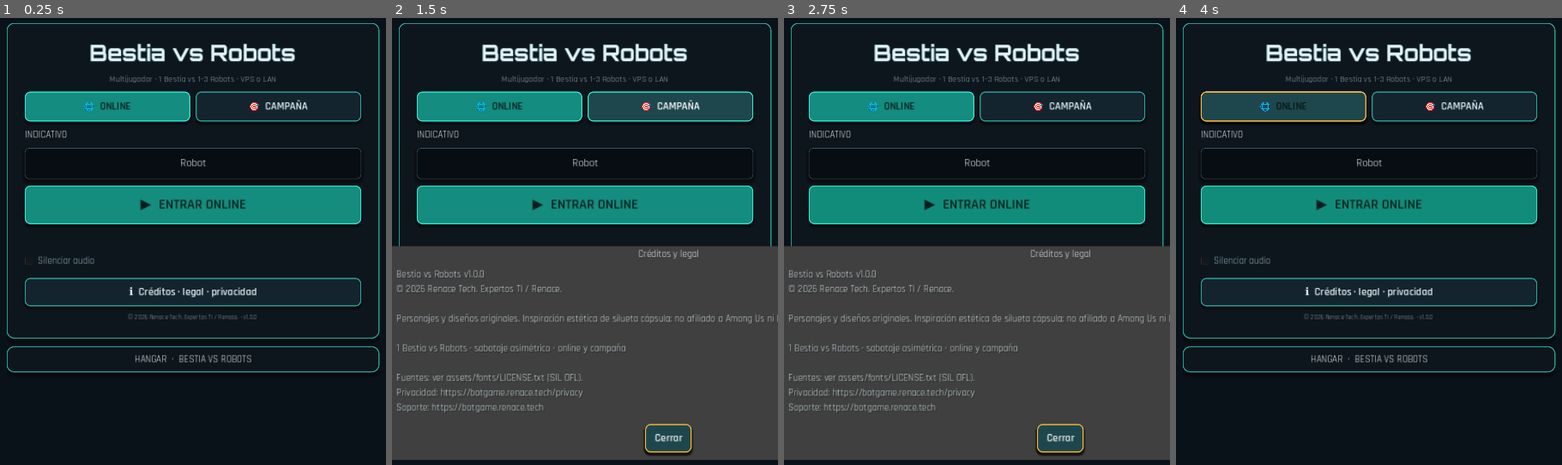
Above: before the commit, frames 1-4 (left to right).
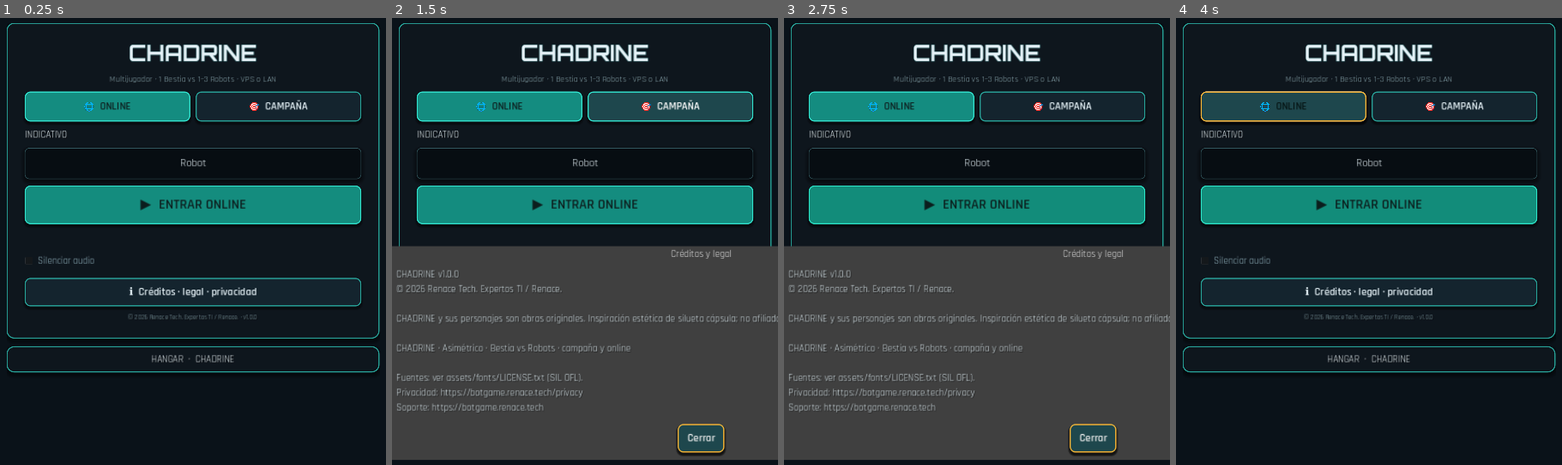
Above: after the commit, the same moments.

Repository: ExpertosTI/botgame
Game: Godot game, scene res://scenes/main/menu.tscn
The game is run twice, just before and just after one commit, with the same random seed, the same clock (stepped at 60 frames per second) and the same inputs.
Inputs:
- Up to frame 1 (0.25 s): no input
- Up to frame 2 (1.5 s): click "ℹ Créditos · legal · privacid…" at 0.5 s; click "🎯 CAMPAÑA" at 1.25 s
- Up to frame 3 (2.75 s): click "Silenciar audio" at 2 s
- Up to frame 4 (4 s): click "Cerrar" at 2.75 s; click "🌐 ONLINE" at 3.5 s

The runs differ from the first frame. In frame 1, 1.8% of the frame differs, in the area x 23-77%, y 5-78%; in frame 2, 4.3%, in the area x 1-100%, y 5-98%; in frame 3, 4.3%; in frame 4, 1.8%.

Commit message:
feat(brand): renombrar el producto a CHADRINE
Nombre comercial, créditos, legal y UI de menú/lobby apuntan a CHADRINE como marca norte.

Co-authored-by: Cursor <cursoragent@cursor.com>

Diff:
--- a/autoload/game_brand.gd
+++ b/autoload/game_brand.gd
@@ -3,8 +3,9 @@
 
 ## Identidad del producto (tiendas / créditos / legal).
 
-const GAME_TITLE := "Bestia vs Robots"
-const GAME_SHORT := "BvR"
+const GAME_TITLE := "CHADRINE"
+const GAME_SHORT := "CHADRINE"
+const TAGLINE := "Asimétrico · Bestia vs Robots · campaña y online"
 const PUBLISHER := "Renace Tech"
 const DEVELOPER := "Expertos TI / Renace"
 const VERSION := "1.0.0"
@@ -12,11 +13,12 @@
 const COPYRIGHT_YEAR := "2026"
 const SUPPORT_URL := "https://botgame.renace.tech"
 const PRIVACY_URL := "https://botgame.renace.tech/privacy"
-const PACKAGE_ID := "tech.renace.botgame"
+const PACKAGE_ID := "tech.renace.chadrine"
 
 const DISCLAIMER := (
-	"Personajes y diseños originales. Inspiración estética de silueta cápsula; "
-	+ "no afiliado a Among Us ni Innersloth. Todos los derechos reservados."
+	"CHADRINE y sus personajes son obras originales. "
+	+ "Inspiración estética de silueta cápsula; no afiliado a Among Us ni Innersloth. "
+	+ "Todos los derechos reservados."
 )
 
 
@@ -25,4 +27,4 @@
 
 
 static func store_subtitle() -> String:
-	return "1 Bestia vs Robots · sabotaje asimétrico · online y campaña"
+	return "%s · %s" % [GAME_TITLE, TAGLINE]
--- a/project.godot
+++ b/project.godot
@@ -1,12 +1,12 @@
 ; Engine configuration file.
-; Bestia vs Robots — juego multijugador asimétrico 3D
+; CHADRINE — juego multijugador asimétrico 3D
 
 config_version=5
 
 [application]
 
-config/name="Bestia vs Robots"
-config/description="Asimétrico · 1 Bestia vs Robots · campaña y online. © Renace Tech."
+config/name="CHADRINE"
+config/description="CHADRINE · asimétrico Bestia vs Robots · campaña y online. © Renace Tech."
 config/version="1.0.0"
 config/author="Renace Tech / Expertos TI"
 run/main_scene="res://scenes/main/menu.tscn"
--- a/scenes/main/lobby.tscn
+++ b/scenes/main/lobby.tscn
@@ -48,7 +48,7 @@
 unique_name_in_owner = true
 layout_mode = 2
 theme_override_font_sizes/font_size = 32
-text = "SALA DE ESPERA"
+text = "HANGAR CHADRINE"
 horizontal_alignment = 1
 
 [node name="WaitLabel" type="Label" parent="Margin/Root/Header"]
--- a/scenes/main/menu.tscn
+++ b/scenes/main/menu.tscn
@@ -70,14 +70,14 @@
 unique_name_in_owner = true
 layout_mode = 2
 theme_override_font_sizes/font_size = 36
-text = "BESTIA VS ROBOTS"
+text = "CHADRINE"
 horizontal_alignment = 1
 autowrap_mode = 3
 
 [node name="Subtitle" type="Label" parent="Main/Col/FormWrap/Margin/Form"]
 unique_name_in_owner = true
 layout_mode = 2
-text = "Elige modo: Online o Campaña solitaria"
+text = "CHADRINE · Online o Campaña solitaria"
 horizontal_alignment = 1
 autowrap_mode = 2
 
@@ -201,7 +201,7 @@
 
 [node name="StageCaption" type="Label" parent="Main/Col/StageWrap/VBox"]
 layout_mode = 2
-text = "HANGAR  ·  BESTIA VS ROBOTS"
+text = "HANGAR  ·  CHADRINE"
 horizontal_alignment = 1
 
 [node name="StageView" type="SubViewportContainer" parent="Main/Col/StageWrap/VBox"]
--- a/scripts/ui/lobby.gd
+++ b/scripts/ui/lobby.gd
@@ -91,7 +91,7 @@
 func _apply_solo_lobby() -> void:
 	if not NetworkManager.is_solo_practice:
 		return
-	title.text = "PRÁCTICA · CAMPAÑA"
+	title.text = "PRÁCTICA · CHADRINE"
 	wait_label.text = "Elige rol, arsenal y pulsa JUGAR NIVEL"
 	ready_button.visible = false
 	local_ready = true
--- a/scripts/ui/menu.gd
+++ b/scripts/ui/menu.gd
@@ -161,7 +161,7 @@
 	var cap := stage_wrap.get_node_or_null("VBox/StageCaption") as Label
 	if cap:
 		cap.visible = not _mobile
-		cap.text = "BESTIA VS ROBOTS"
+		cap.text = "CHADRINE"
 	var view := stage_wrap.get_node_or_null("VBox/StageView") as Control
 	if view:
 		view.visible = false
Not shown, changed: docker-compose.yml
Not shown, changed: DEPLOY.md
Not shown, changed: LEGAL.md
Not shown, changed: PRIVACY.md
Not shown, changed: README.md
Not shown, changed: deploy.sh
Not shown, changed: deploy/privacy.html
